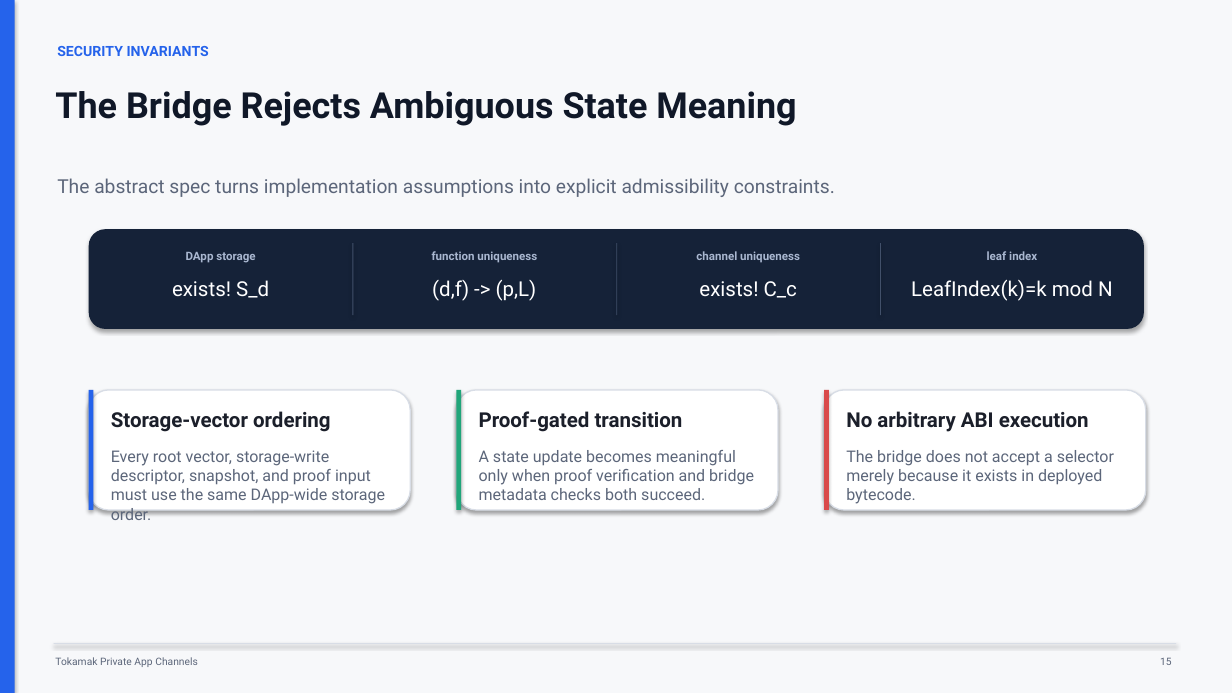
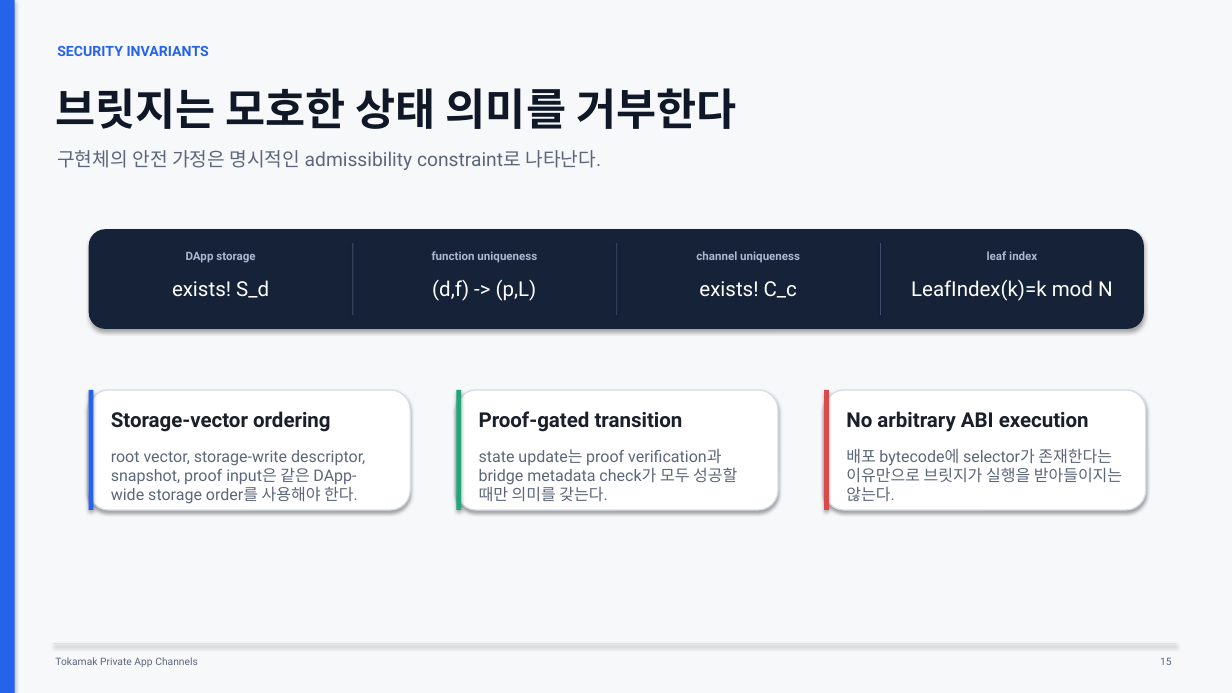
Before and after one commit to tokamak-network/Tokamak-zk-EVM-contracts, a slide deck: slide 15 of bridge/docs/dev/spec.pptx. Drawn at 1232x693 pixels with LibreOffice and Linux fonts; fonts in the diff are those of the drawing. Boxes give left, top, right and bottom in pixels: in the first picture for what was removed or moved away, otherwise in the second. Text is boxed around its words. In the diff, an @@ line names an element or a change of style, - is before the commit and + after.

Commit message:
Localize bridge deck and refresh implementation content

```diff
--- a/bridge/docs/dev/spec.pptx
+++ b/bridge/docs/dev/spec.pptx
@@ text at (55,88,736,129): text changed; size 28 to 34 pt @@
-The Bridge Rejects Ambiguous State Meaning
+브릿지는 모호한 상태 의미를 거부한다
@@ text at (57,150,601,170): text changed @@
-The abstract spec turns implementation assumptions into explicit admissibility constraints.
+구현체의 안전 가정은 명시적인 admissibility constraint로 나타난다.
@@ text at (479,449,737,502): text changed @@
-A state update becomes meaningful only when proof verification and bridge metadata checks both succeed.
+state update는 proof verification과 bridge metadata check가 모두 성공할 때만 의미를 갖는다.
@@ text at (846,448,1122,501): text changed @@
-The bridge does not accept a selector merely because it exists in deployed bytecode.
+배포 bytecode에 selector가 존재한다는 이유만으로 브릿지가 실행을 받아들이지는 않는다.
@@ text at (111,450,365,504): text changed @@
-Every root vector, storage-write descriptor, snapshot, and proof input must use the same DApp-wide storage order.
+root vector, storage-write descriptor, snapshot, proof input은 같은 DApp-wide storage order를 사용해야 한다.
```
Also in this commit, not shown: 16 other slides changed, 2 slides added, 2 slides removed.
